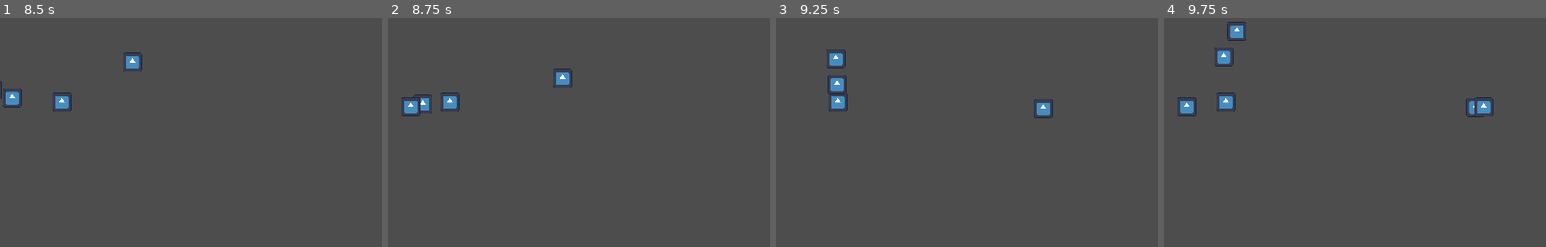
Above: before the commit, frames 1-4 (left to right).
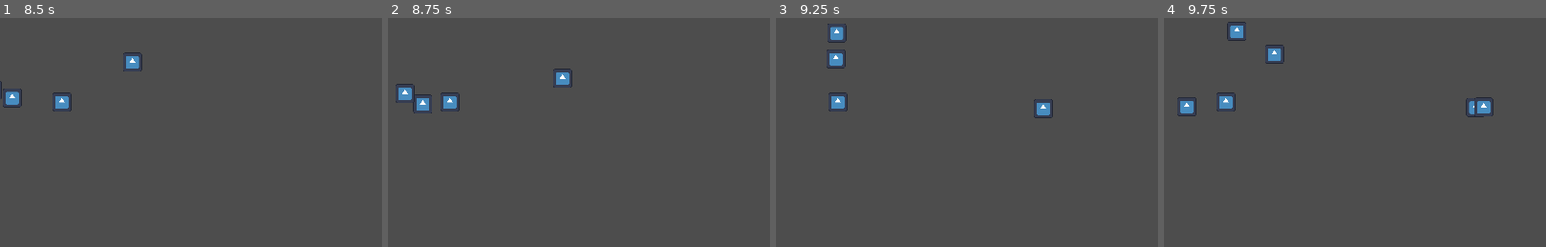
Above: after the commit, the same moments.

Repository: gonzalodelgado/gotita
Game: Godot game, scene res://node_2d.tscn
Same seed, same stepped clock (60 frames per second), same inputs: the game is played once before the commit and once after it. The engine's default icon, where the game draws it, is replaced by a stand-in: a white triangle on a blue panel in a dark square.
Inputs:
- Up to frame 1 (8.5 s): click "Gaseoso" at 0.5 s; click "Sólido" at 1.25 s; click "Líquido" at 2 s; click "Gaseoso" at 2.75 s; click "Sólido" at 3.5 s; click "Líquido" at 4.25 s; click "Gaseoso" at 5 s; click "Sólido" at 5.75 s; click "Líquido" at 6.5 s
- Up to frame 2 (8.75 s): no input
- Up to frame 3 (9.25 s): no input
- Up to frame 4 (9.75 s): no input
The pictures show only the part of the screen within x 25-75%, y 0-50%; the shares and areas given below are measured in that part.

Frame 1 is identical in both runs. In frame 2, 0.5% of the frame differs, in the area x 2-9%, y 28-43%; in frame 3, 0.5%, in the area x 13-19%, y 2-34%; in frame 4, 0.5%.

Commit message:
Activar colisiones entre gotitas en estado sólido.

Diff:
--- a/gotita.gd
+++ b/gotita.gd
@@ -26,17 +26,20 @@
 			physics_material_override.bounce = 0
 			min_speed = 64
 			gravity_scale = 1.0
+			set_collision_mask_value(1, false)
 		Estados.SOLIDO:
 			physics_material_override.friction = 0.01
 			physics_material_override.bounce = 0.2
 			physics_material_override.absorbent = true
 			min_speed = 128
 			gravity_scale = 1.0
+			set_collision_mask_value(1, true)
 		Estados.GASEOSO:
 			physics_material_override.friction = 0
 			physics_material_override.bounce = 0.1
 			min_speed = 32
 			gravity_scale = -0.4
+			set_collision_mask_value(1, false)
 
 	if position.x - size <= 0:
 		position.x = size
